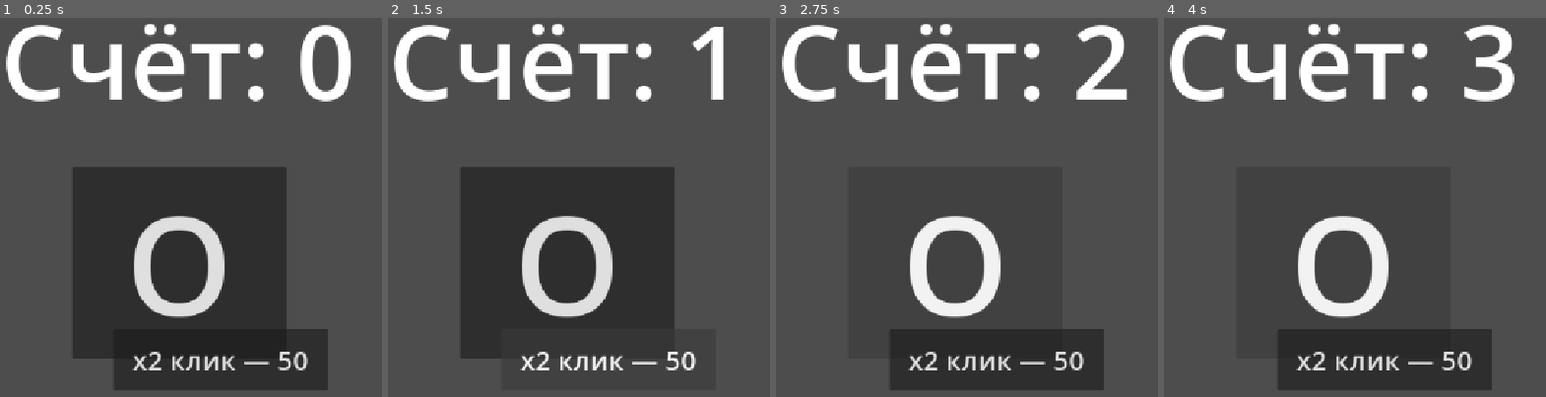
Above: before the commit, frames 1-4 (left to right).
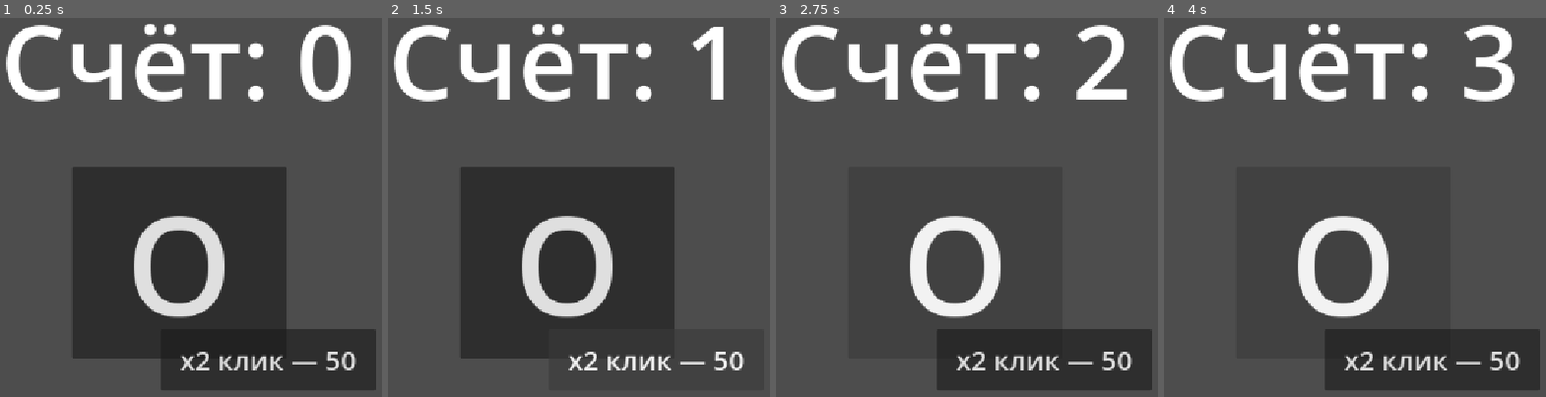
Above: after the commit, the same moments.

Repository: k98879971-bit/-
Game: Godot game, scene res://control.tscn
Same seed, same stepped clock (60 frames per second), same inputs: the game is played once before the commit and once after it.
Inputs:
- Up to frame 1 (0.25 s): no input
- Up to frame 2 (1.5 s): click "O" at 0.5 s; click "x2 клик — 50" at 1.25 s
- Up to frame 3 (2.75 s): click "O" at 2 s
- Up to frame 4 (4 s): click "x2 клик — 50" at 2.75 s; click "O" at 3.5 s

The runs differ from the first frame. In frame 1, 4.0% of the frame differs, in the area x 29-99%, y 82-99%; in frame 2, 1.4%; in frame 3, 4.0%; in frame 4, 4.0%.

Commit message:
fix: кнопка магазина ещё правее

Diff:
--- a/control.tscn
+++ b/control.tscn
@@ -31,9 +31,9 @@
 
 [node name="ShopButton" type="Button" parent="." unique_id=27179283]
 layout_mode = 0
-offset_left = 455.0
+offset_left = 525.0
 offset_top = 540.0
-offset_right = 769.0
+offset_right = 839.0
 offset_bottom = 630.0
 theme_override_font_sizes/font_size = 40
 text = "x2 клик — 50"
